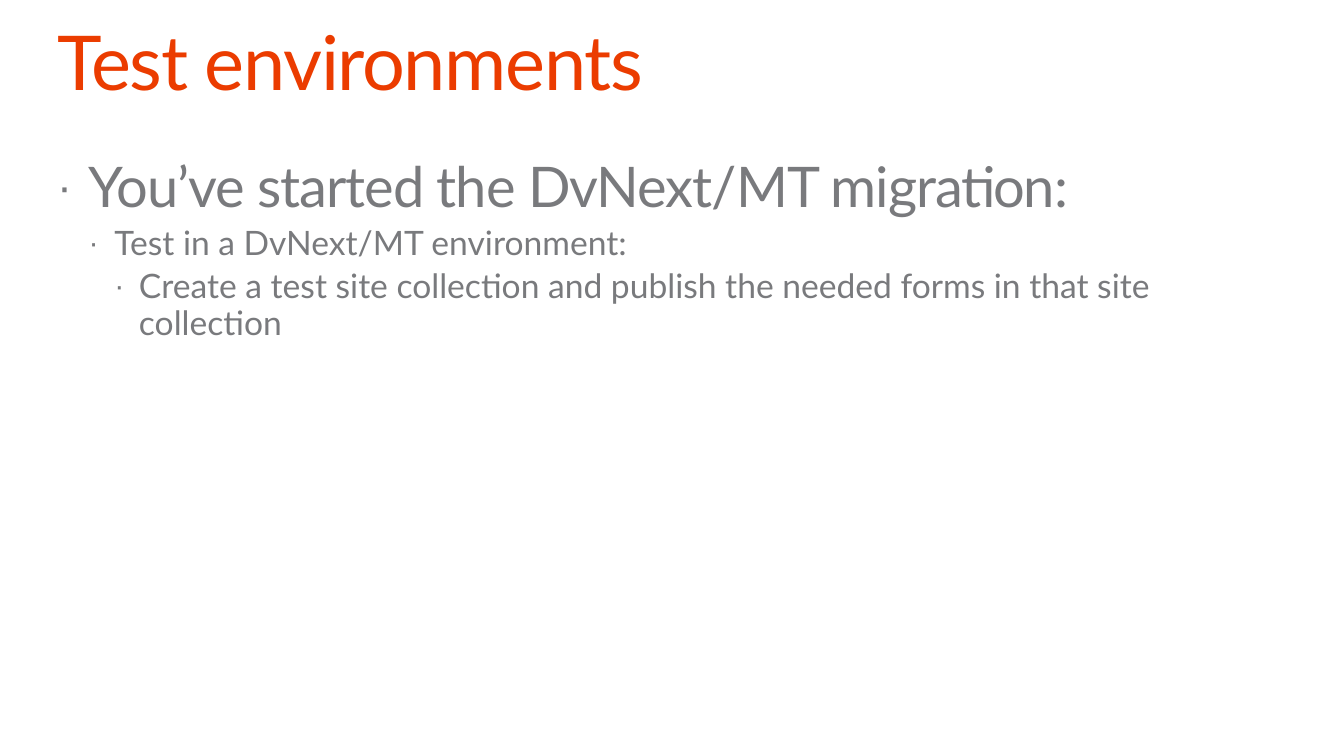
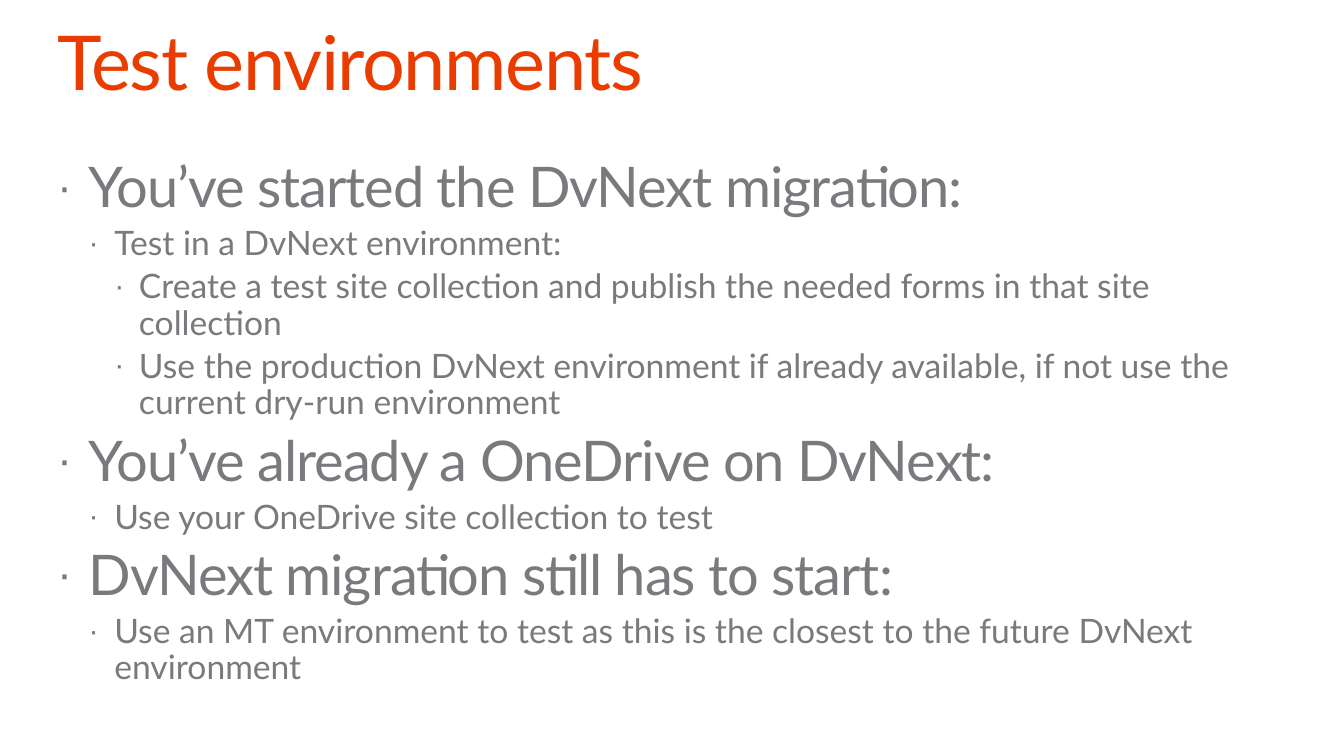
Before and after one commit to pnp/PnP-Transformation, a slide deck: slide 38 of InfoPath/Guidance/Decks/Office 365 JDP InfoPath - Self-service manual.pptx (slide 31 before the commit). Drawn at 1344x756 pixels with LibreOffice and Linux fonts; fonts in the diff are those of the drawing; background and template pictures are left out. Boxes give left, top, right and bottom in pixels: in the first picture for what was removed or moved away, otherwise in the second. Text is boxed around its words. In the diff, an @@ line names an element or a change of style, - is before the commit and + after.

Commit message:
Updated based on recent evolution(no SB anymore) and learning (no ASMX endpoint calling on site collection different than the one hosting the form)

```diff
--- a/InfoPath/Guidance/Decks/Office 365 JDP InfoPath - Self-service manual.pptx
+++ b/InfoPath/Guidance/Decks/Office 365 JDP InfoPath - Self-service manual.pptx
@@ text at [89,164,962,255]: text changed @@
-· You’ve started the DvNext/MT migration:
-  · Test in a DvNext/MT environment:
+· You’ve started the DvNext migration:
+  · Test in a DvNext environment:
@@ text at [89,353,1229,679]: paragraphs added @@
+    · Use the production DvNext environment if already available, if not use the current dry-run environment
+· You’ve already a OneDrive on DvNext:
+  · Use your OneDrive site collection to test
+· DvNext migration still has to start:
+  · Use an MT environment to test as this is the closest to the future DvNext environment
```
Also in this commit, not shown: 22 other slides changed, 10 slides added.
